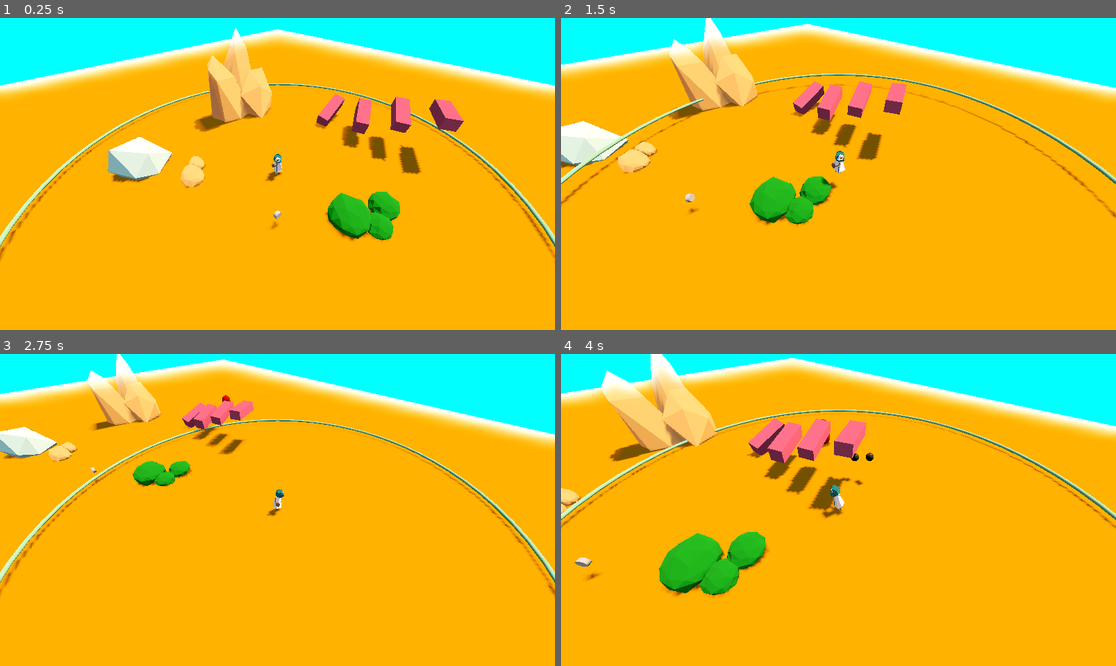
Above: before the commit, frames 1-4 (two rows, left to right).
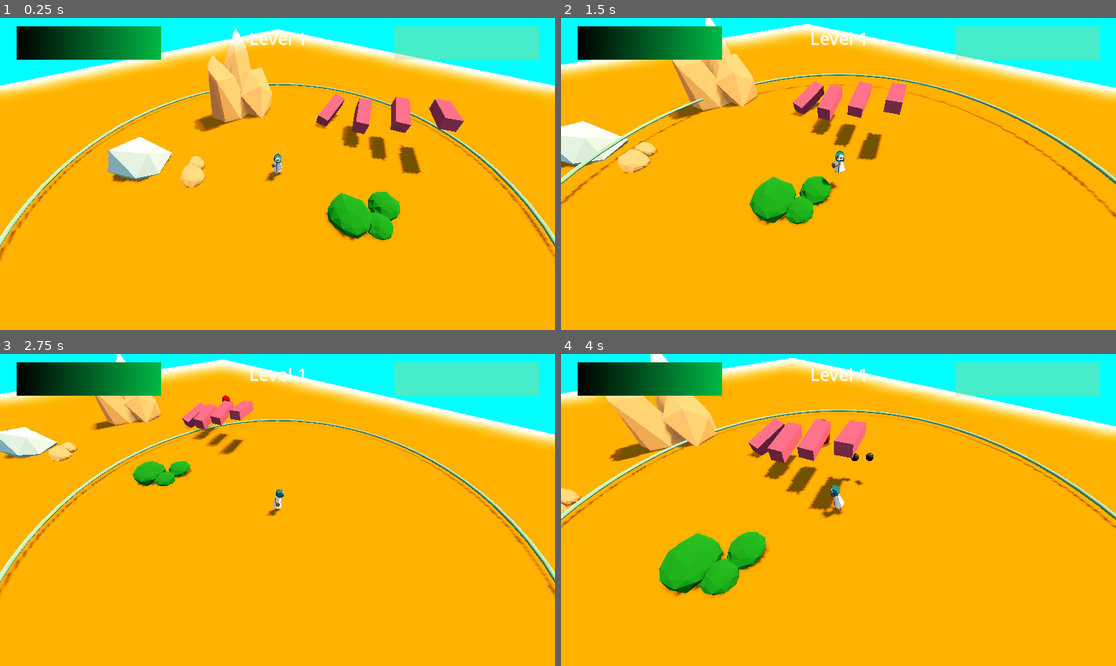
Above: after the commit, the same moments.

Repository: DeepRestGames/EcoDungeon
Game: Godot game, scene res://scenes/PrototypeScene_Weapons_01.tscn
Two runs of this game, one before a commit and one after it. Both use one fixed random seed, a clock stepped at 60 frames per second and the inputs below. A sky picture missing from this copy of the repository is replaced by a grey-blue gradient.
Inputs (mouse positions are in pixels of both pictures, inside the frame that each line leads up to):
- Up to frame 1 (0.25 s): no input
- Up to frame 2 (1.5 s): tap Enter at 0.5 s; move the mouse to (960, 158) at 0.52 s; hold D (move_right) 0.53-1.28 s; tap Space (spacebar) at 0.6 s; move the mouse to (727, 189) at 1.27 s; hold S (move_down) from 1.28 s (still down); tap Mouse wheel up (zoom_in) at 1.35 s
- Up to frame 3 (2.75 s): move the mouse to (333, 441) at 2.02 s; release S (move_down) at 2.03 s; hold D (move_right) from 2.03 s (still down); hold Mouse wheel down (zoom_out) from 2.03 s (still down)
- Up to frame 4 (4 s): move the mouse to (810, 572) at 2.77 s; release D (move_right) at 2.78 s; release Mouse wheel down (zoom_out) at 2.78 s; hold W (move_up) 2.78-3.53 s; tap Space (spacebar) at 2.85 s; move the mouse to (1005, 556) at 3.52 s; hold A (move_left) from 3.53 s (still down); hold Mouse wheel up (zoom_in) from 3.53 s (still down)

The runs differ from the first frame. In frame 1, 5.7% of the frame differs, in the area x 3-98%, y 2-68%; in frame 2, 5.8%; in frame 3, 5.7%; in frame 4, 5.8%, in the area x 2-98%, y 2-73%.

Commit message:
basic xp granted and ui

Diff:
--- a/scenes/PrototypeScene_Weapons_01.tscn
+++ b/scenes/PrototypeScene_Weapons_01.tscn
@@ -155,6 +155,12 @@
 [node name="Xps" type="Node" parent="."]
 
 [node name="XpPickup" parent="Xps" instance=ExtResource("8_dgl7l")]
-transform = Transform3D(1, 0, 0, 0, 1, 0, 0, 0, 1, 0, 1.39393, 3.931)
+transform = Transform3D(1, 0, 0, 0, 1, 0, 0, 0, 1, 0, 1.5966, 3.931)
+
+[node name="XpPickup2" parent="Xps" instance=ExtResource("8_dgl7l")]
+transform = Transform3D(1, 0, 0, 0, 1, 0, 0, 0, 1, 1.20215, 1.5966, 3.931)
+
+[node name="XpPickup3" parent="Xps" instance=ExtResource("8_dgl7l")]
+transform = Transform3D(1, 0, 0, 0, 1, 0, 0, 0, 1, 0, 1.5966, 5.18745)
 
 [connection signal="timeout" from="Player/EnemySpawner/EnemySpawnCooldown" to="Player/EnemySpawner" method="_on_enemy_spawn_cooldown_timeout"]
--- a/scenes/objects/XpPickup.tscn
+++ b/scenes/objects/XpPickup.tscn
@@ -1,6 +1,7 @@
-[gd_scene load_steps=4 format=3 uid="uid://cfikpkwj7l7xs"]
+[gd_scene load_steps=6 format=3 uid="uid://cfikpkwj7l7xs"]
 
 [ext_resource type="Script" path="res://scripts/objects/XpPickup.gd" id="1_2ajwi"]
+[ext_resource type="Shader" path="res://assets/shaders/CelShader.gdshader" id="2_diwp4"]
 
 [sub_resource type="CylinderShape3D" id="CylinderShape3D_rh6kl"]
 height = 0.2
@@ -10,6 +11,17 @@
 top_radius = 0.2
 bottom_radius = 0.2
 height = 0.2
+
+[sub_resource type="ShaderMaterial" id="ShaderMaterial_4pkx5"]
+render_priority = 0
+shader = ExtResource("2_diwp4")
+shader_parameter/metallic = 0.0
+shader_parameter/roughness = 1.0
+shader_parameter/color = Color(0.560784, 0.482353, 0.968627, 1)
+shader_parameter/specular = Color(0.3, 0.3, 0.3, 0.5)
+shader_parameter/fresnel = Color(0.2, 0.2, 0.2, 0.3)
+shader_parameter/uv_scale = Vector2(1, 1)
+shader_parameter/uv_offset = Vector2(0, 0)
 
 [node name="XpPickup" type="Area3D"]
 collision_layer = 8
@@ -23,5 +35,6 @@
 [node name="MeshInstance3D" type="MeshInstance3D" parent="."]
 transform = Transform3D(1, 0, 0, 0, -4.37114e-08, 1, 0, -1, -4.37114e-08, 0, 0, 0)
 mesh = SubResource("CylinderMesh_fmdr5")
+surface_material_override/0 = SubResource("ShaderMaterial_4pkx5")
 
 [connection signal="body_entered" from="." to="." method="_on_body_entered"]
--- a/scenes/player/Player.tscn
+++ b/scenes/player/Player.tscn
@@ -1,6 +1,7 @@
-[gd_scene load_steps=28 format=3 uid="uid://bebiuwit13drx"]
+[gd_scene load_steps=29 format=3 uid="uid://bebiuwit13drx"]
 
 [ext_resource type="Script" path="res://scripts/Player/Player.gd" id="1_pk6wu"]
+[ext_resource type="PackedScene" uid="uid://bu5laid0g01qp" path="res://scenes/player/UI.tscn" id="2_tip52"]
 [ext_resource type="Material" uid="uid://g5j04dnk5dcg" path="res://assets/3d/zahir/materials/ZahirWhite.tres" id="3_jh4bb"]
 [ext_resource type="Material" uid="uid://wy8gy8k36n5r" path="res://assets/3d/zahir/materials/ZahirBrown.tres" id="3_ugebt"]
 [ext_resource type="Material" uid="uid://1swa15erc0ug" path="res://assets/3d/zahir/materials/ZahirTeal.tres" id="4_b7ysj"]
@@ -545,3 +546,10 @@
 
 [node name="PlayerExperience" type="Node" parent="."]
 script = ExtResource("8_3yik5")
+
+[node name="UI" parent="." node_paths=PackedStringArray("player") instance=ExtResource("2_tip52")]
+player = NodePath("..")
+
+[connection signal="health_change" from="." to="UI" method="_on_player_health_change"]
+[connection signal="level_up" from="PlayerExperience" to="UI" method="_on_player_experience_level_up"]
+[connection signal="xp_change" from="PlayerExperience" to="UI" method="_on_player_experience_xp_change"]
--- /dev/null
+++ b/scenes/player/UI.tscn
@@ -0,0 +1,72 @@
+[gd_scene load_steps=9 format=3 uid="uid://bu5laid0g01qp"]
+
+[ext_resource type="Script" path="res://scripts/Player/UI.gd" id="1_sghsl"]
+
+[sub_resource type="Theme" id="Theme_4cvmb"]
+default_font_size = 36
+
+[sub_resource type="CanvasTexture" id="CanvasTexture_e72mo"]
+
+[sub_resource type="Gradient" id="Gradient_ul203"]
+
+[sub_resource type="GradientTexture1D" id="GradientTexture1D_ptawk"]
+gradient = SubResource("Gradient_ul203")
+
+[sub_resource type="CanvasTexture" id="CanvasTexture_e7m4a"]
+
+[sub_resource type="CanvasTexture" id="CanvasTexture_b3tfa"]
+
+[sub_resource type="Theme" id="Theme_xnxo0"]
+default_font_size = 36
+
+[node name="UI" type="Control"]
+layout_mode = 3
+anchors_preset = 15
+anchor_right = 1.0
+anchor_bottom = 1.0
+offset_left = 35.0
+offset_top = 17.0
+offset_right = -33.0
+grow_horizontal = 2
+grow_vertical = 2
+script = ExtResource("1_sghsl")
+
+[node name="Health" type="TextureProgressBar" parent="."]
+modulate = Color(0, 0.72549, 0.270588, 1)
+layout_mode = 1
+offset_right = 300.0
+offset_bottom = 70.0
+theme = SubResource("Theme_4cvmb")
+max_value = 5.0
+value = 5.0
+nine_patch_stretch = true
+texture_under = SubResource("CanvasTexture_e72mo")
+texture_progress = SubResource("GradientTexture1D_ptawk")
+tint_under = Color(0.294118, 0.796078, 0.466667, 0.564706)
+
+[node name="Experience" type="TextureProgressBar" parent="."]
+layout_mode = 1
+anchors_preset = 1
+anchor_left = 1.0
+anchor_right = 1.0
+offset_left = -300.0
+offset_bottom = 70.0
+grow_horizontal = 0
+theme = SubResource("Theme_4cvmb")
+nine_patch_stretch = true
+texture_under = SubResource("CanvasTexture_e7m4a")
+texture_progress = SubResource("CanvasTexture_b3tfa")
+tint_under = Color(0.772549, 0.792157, 0.419608, 0.360784)
+tint_progress = Color(0.807843, 0.745098, 0.282353, 1)
+
+[node name="LevelLabel" type="Label" parent="."]
+layout_mode = 1
+anchors_preset = 5
+anchor_left = 0.5
+anchor_right = 0.5
+offset_left = -20.0
+offset_right = 20.0
+offset_bottom = 23.0
+grow_horizontal = 2
+theme = SubResource("Theme_xnxo0")
+text = "Level 1"
--- a/scripts/Player/Player.gd
+++ b/scripts/Player/Player.gd
@@ -147,6 +147,8 @@
 	if abs(zoom_direction) <= 0.0001:
 		zoom_direction = 0;
 
+signal health_change(hp)
+
 func take_damage(damage: int):
 	# Prevent damage if a hit was just taken
 	if invincibility_frames_timer.is_stopped():
@@ -155,6 +157,7 @@
 		invincibility_frames_timer.start()
 	if current_hp <= 0:
 		death()
+	health_change.emit(current_hp)
 
 func show_damage(damage: float):
 	# TODO/NOTE: this is identical in enemy_base
--- a/scripts/Player/PlayerExperience.gd
+++ b/scripts/Player/PlayerExperience.gd
@@ -3,17 +3,18 @@
 # Note: To balance
 const base_value: float = 100.0
 const base_multiplier: float = 1.1
-var current_level: int = 1
-var xp_to_level: float = 100
+@onready var current_level: int = 1
+@onready var xp_to_level: float = 100
+
+signal xp_change(xp)
+signal level_up(level)
 
 var current_xp: float = 0:
 	set(value):
 		current_xp = value
 		if current_xp >= xp_to_level:
 			current_xp = 0
-			level_up()
-
-
-func level_up():
-	current_level +=1
-	xp_to_level =  ( xp_to_level + base_value ) * base_multiplier
+			current_level +=1
+			xp_to_level =  ( xp_to_level + base_value ) * base_multiplier
+			level_up.emit(current_level)
+		xp_change.emit(current_xp)
--- /dev/null
+++ b/scripts/Player/UI.gd
@@ -0,0 +1,23 @@
+extends Control
+
+@export var player: Player
+@onready var health = $Health
+@onready var experience = $Experience
+@onready var level_label = $LevelLabel
+
+
+func _ready():
+	health.max_value = player.max_hp
+
+
+
+func _on_player_experience_level_up(level):
+	level_label.text = "Level %s" % str(level)
+
+
+func _on_player_experience_xp_change(xp):
+	experience.value = xp
+
+
+func _on_player_health_change(hp):
+	health.value = hp
--- a/scripts/objects/XpPickup.gd
+++ b/scripts/objects/XpPickup.gd
@@ -1,10 +1,9 @@
 extends Area3D
 
 
-const XP_GRANTED: float = 10
-#@onready var player_experience = $PlayerExperience
+const XP_GRANTED: float = 50
 
-func _physics_process(delta):
+func _physics_process(_delta):
 	rotate_y(deg_to_rad(3))
 
 func _on_body_entered(body):
